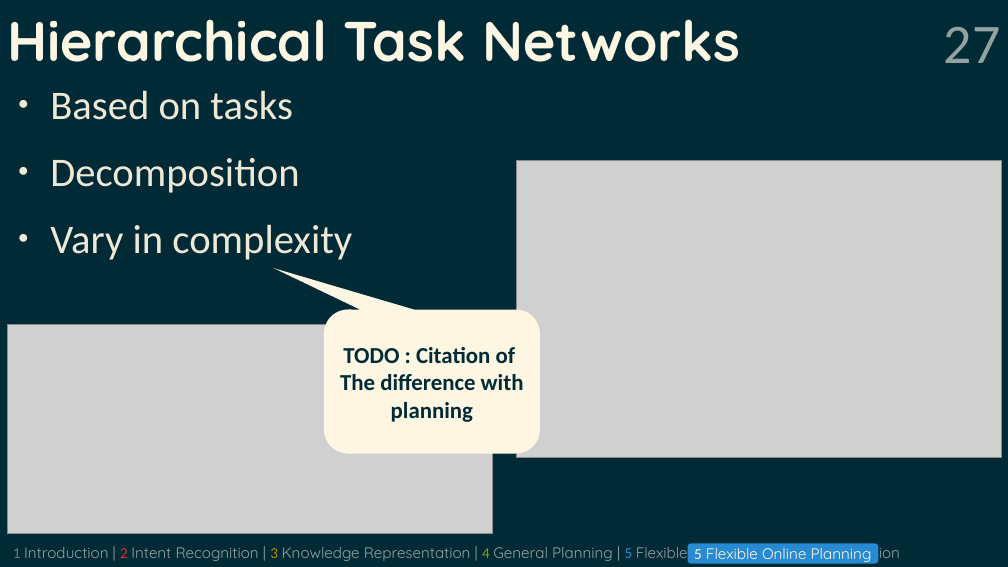
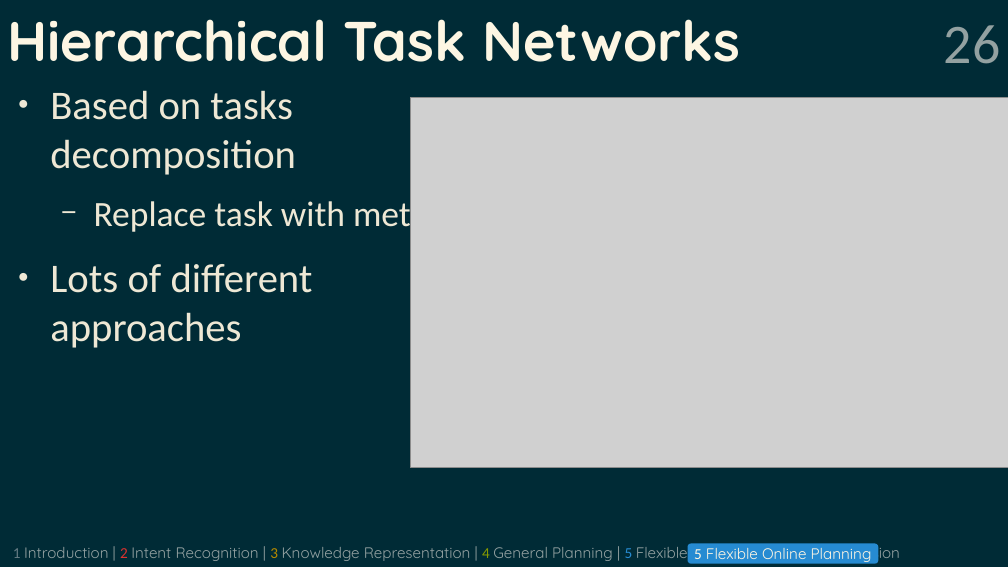
Before and after one commit to grea09/gennio, a slide deck: slide 26 of doc/defense.odp (slide 27 before the commit). Drawn at 1008x567 pixels with LibreOffice and Linux fonts; fonts in the diff are those of the drawing; grey boxes stand for pictures. Boxes give left, top, right and bottom in pixels: in the first picture for what was removed or moved away, otherwise in the second. Text is boxed around its words. In the diff, an @@ line names an element or a change of style, - is before the commit and + after.

```diff
--- a/doc/defense.odp
+++ b/doc/defense.odp
@@ page number at (944, 25, 1001, 64): text changed @@
-27
+26
@@ text at (50, 90, 467, 348): text changed @@
-● Based on tasks
-● Decomposition
-● Vary in complexity
+● Based on tasks decomposition
+  − Replace task with method
+● Lots of different approaches
@@ picture: place and size @@
-picture at (517, 161, 1002, 457)
+picture at (411, 97, 1008, 468)
@@ picture removed at (7, 325, 492, 534) @@
@@ rounded speech box removed at (324, 310, 540, 454) @@
-TODO : Citation of
-The difference with
-planning
```
Also in this commit, not shown: 20 other slides changed, 2 slides added, 2 slides removed, 1 other file.
